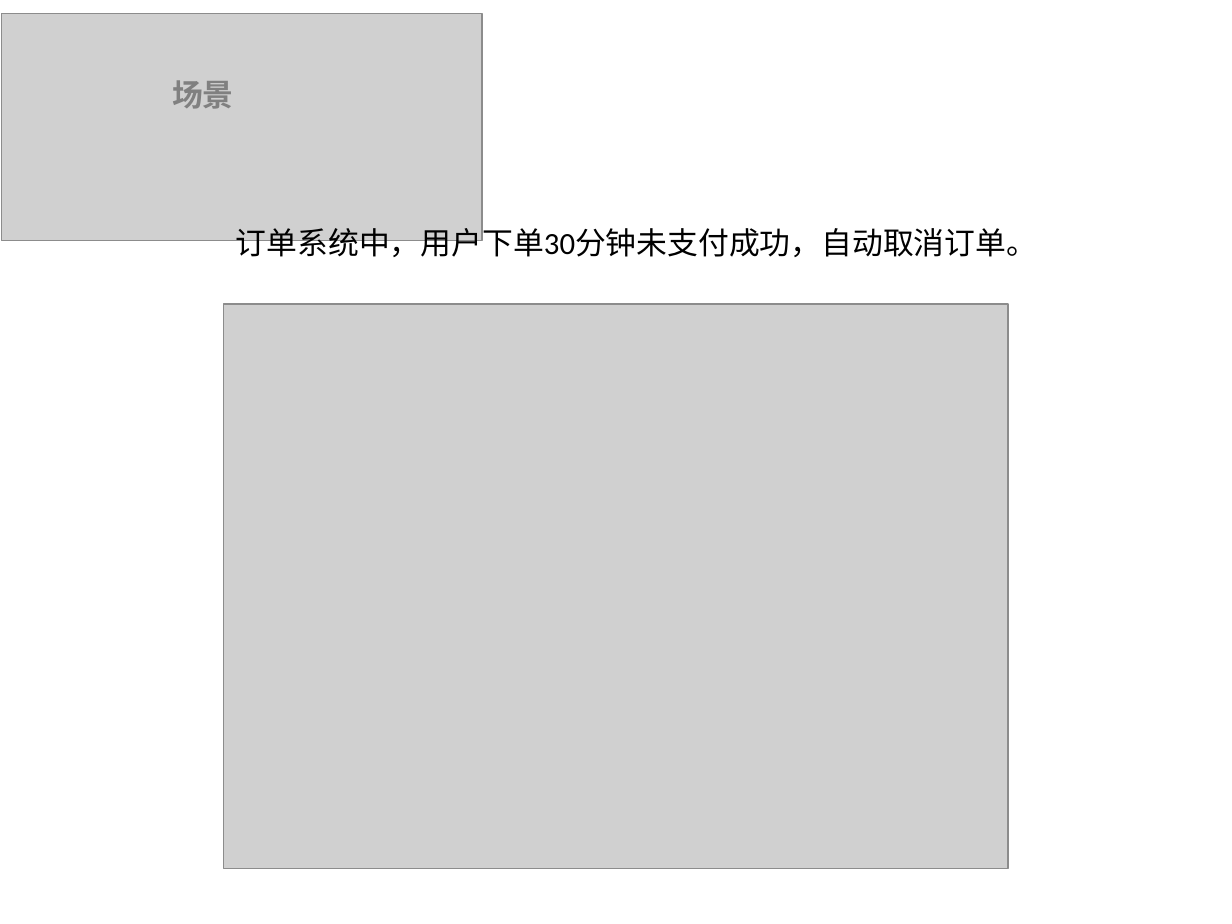
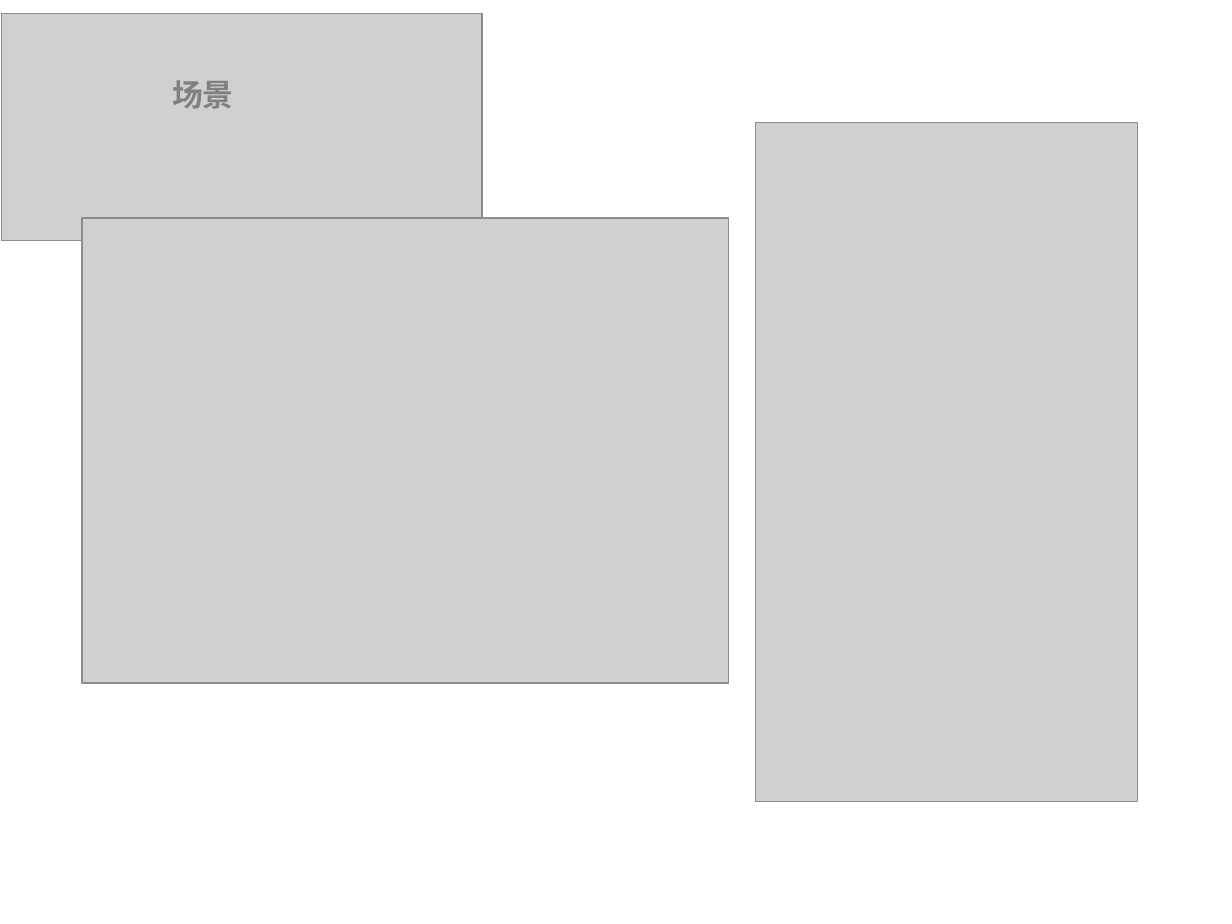
Before and after one commit to smallFive55/delayMessage, a slide deck: slide 3 of 超时订单自动关闭的实现.pptx. Drawn at 1232x924 pixels with LibreOffice and Linux fonts; fonts in the diff are those of the drawing; grey boxes stand for pictures; background and template pictures are left out. Boxes give left, top, right and bottom in pixels: in the first picture for what was removed or moved away, otherwise in the second. Text is boxed around its words. In the diff, an @@ line names an element or a change of style, - is before the commit and + after.

```diff
--- a/超时订单自动关闭的实现.pptx
+++ b/超时订单自动关闭的实现.pptx
@@ picture added at box(755, 122, 1137, 802) @@
@@ picture: place and size @@
-picture at box(224, 304, 1009, 869)
+picture at box(81, 218, 728, 684)
@@ text removed at box(236, 222, 1037, 257) @@
-订单系统中，用户下单30分钟未支付成功，自动取消订单。
```
Also in this commit, not shown: 3 other slides changed, 1 slide added, 32 other files.
